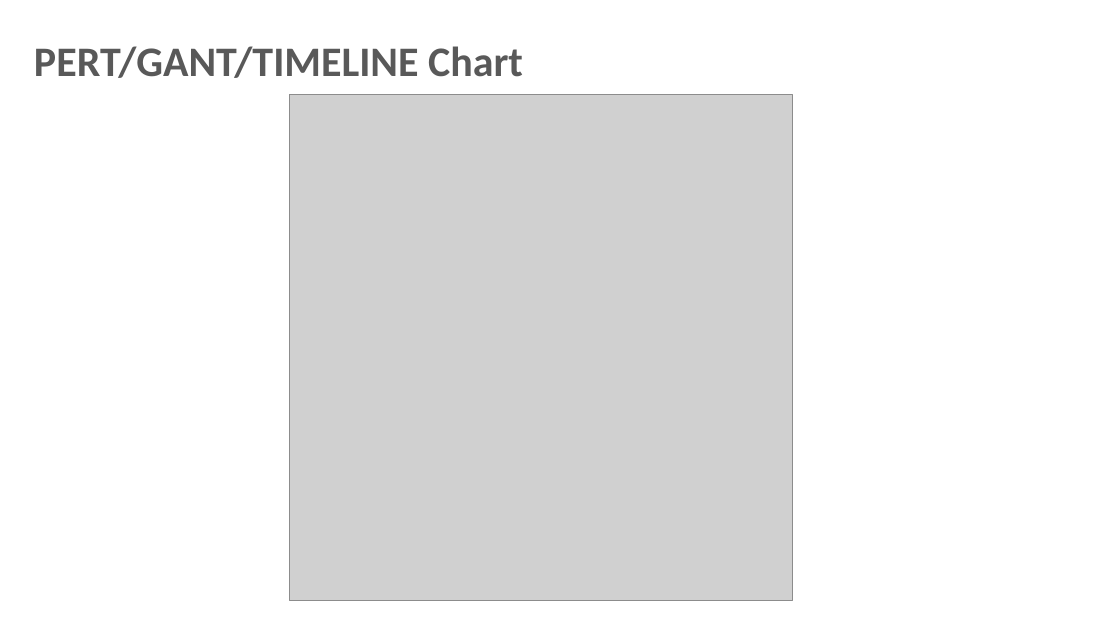
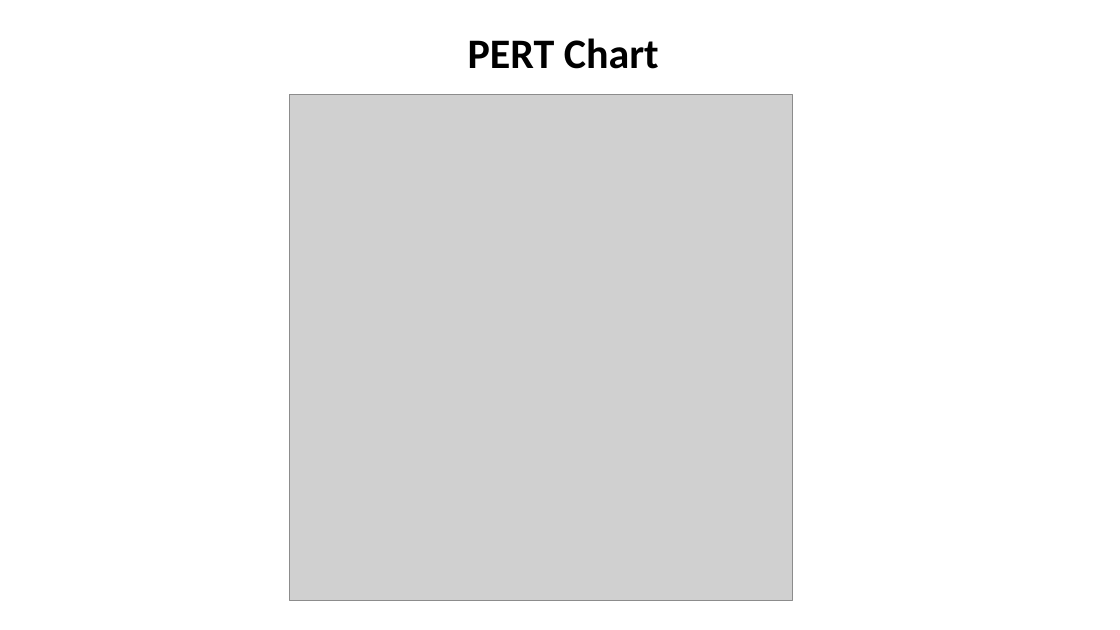
Before and after one commit to shahanxali/Mendeleev-s-Marvel, a slide deck: slide 14 of PPT_.pptx (slide 18 before the commit). Drawn at 1120x630 pixels with LibreOffice and Linux fonts; fonts in the diff are those of the drawing; grey boxes stand for pictures; background and template pictures are left out. Boxes give left, top, right and bottom in pixels: in the first picture for what was removed or moved away, otherwise in the second. Text is boxed around its words. In the diff, an @@ line names an element or a change of style, - is before the commit and + after.

```diff
--- a/PPT_.pptx
+++ b/PPT_.pptx
@@ title at [468,38,659,69]: text changed; text colour #595959 to #000000 @@
-PERT/GANT/TIMELINE Chart
+PERT Chart
```
Also in this commit, not shown: 8 other slides changed, 4 slides added, 8 slides removed, 7 other files.
